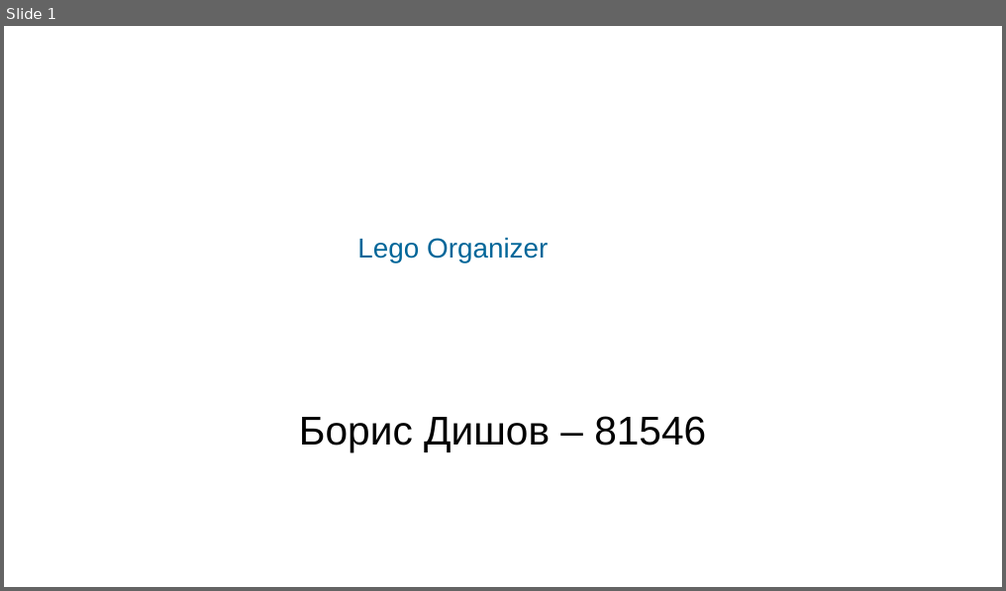
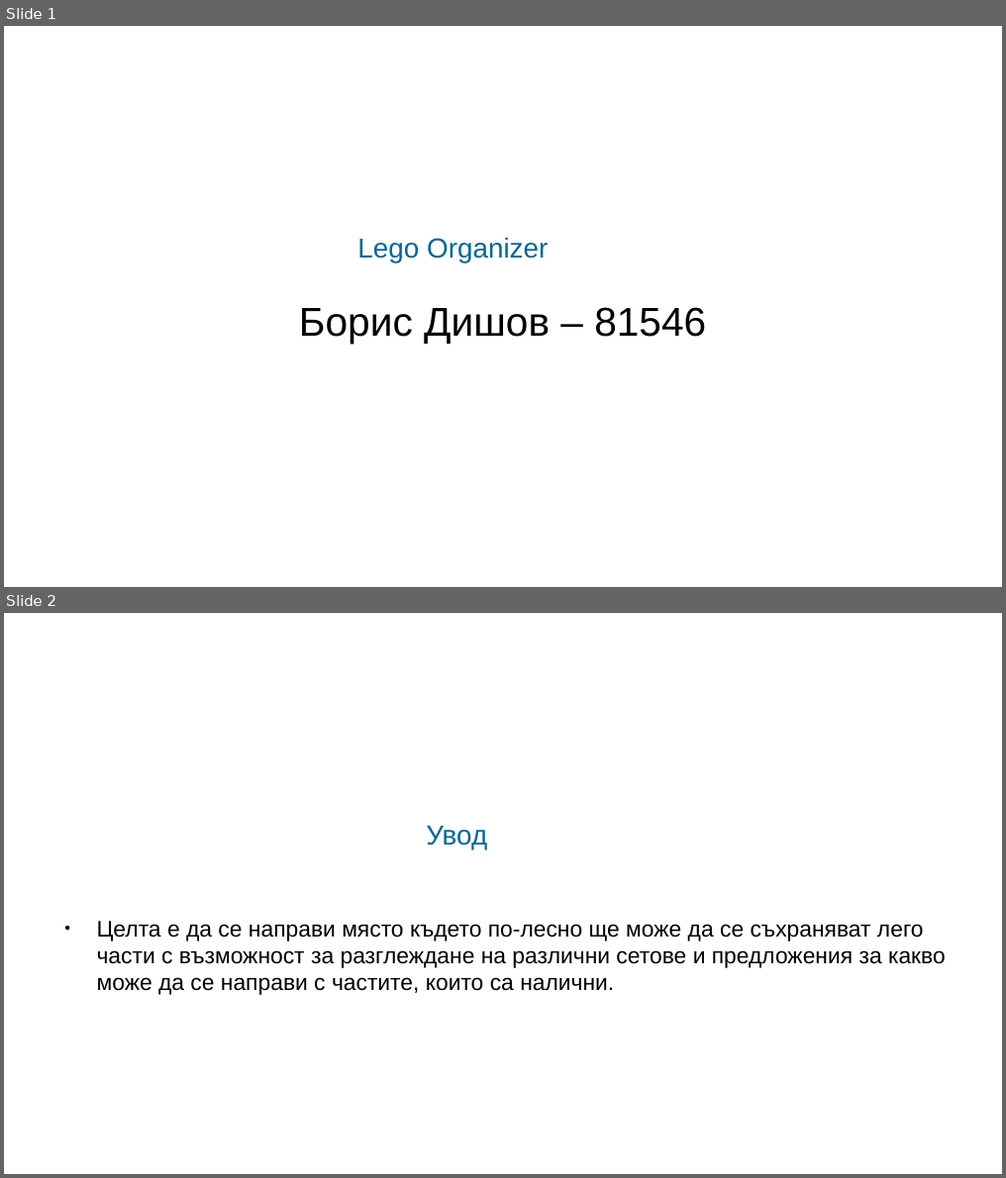
Before and after one commit to BorisDishov/lego-organizer, a slide deck: docs/Presentation.odp. Shown one above the other, each under a label of ours: slide 1 before the commit, slides 1 and 2 after it. The pictures are 1006x591 and 1006x1178 pixels, drawn with LibreOffice and Linux fonts; fonts in the diff are those of the drawing; background and template pictures are left out. Boxes give left, top, right and bottom in pixels: in the first picture for what was removed or moved away, otherwise in the second. Text is boxed around its words. In the diff, an @@ line names an element or a change of style, - is before the commit and + after.

```diff
--- a/docs/Presentation.odp
+++ b/docs/Presentation.odp
@@ slide 2 added at <box>4,613,1002,1174</box>, background #FFFFFF @@
@@ title added at <box>426,826,487,850</box>, 21.9 pt, text #006699 @@
+Увод
@@ text added at <box>97,921,945,995</box>, 18 pt, text #000000 @@
+● Целта е да се направи място където по-лесно ще може да се съхраняват лего части с възможност за разглеждане на различни сетове и предложения за какво може да се направи с частите, които са налични.
@@ slide 1 changed as well @@
@@ subtitle "Борис Дишов – 81546": place and size @@
-subtitle "Борис Дишов – 81546" at <box>299,416,706,453</box>
+subtitle "Борис Дишов – 81546" at <box>299,307,706,343</box>
```
Also in this commit, not shown: 3 other slides added, 3 slides removed.
